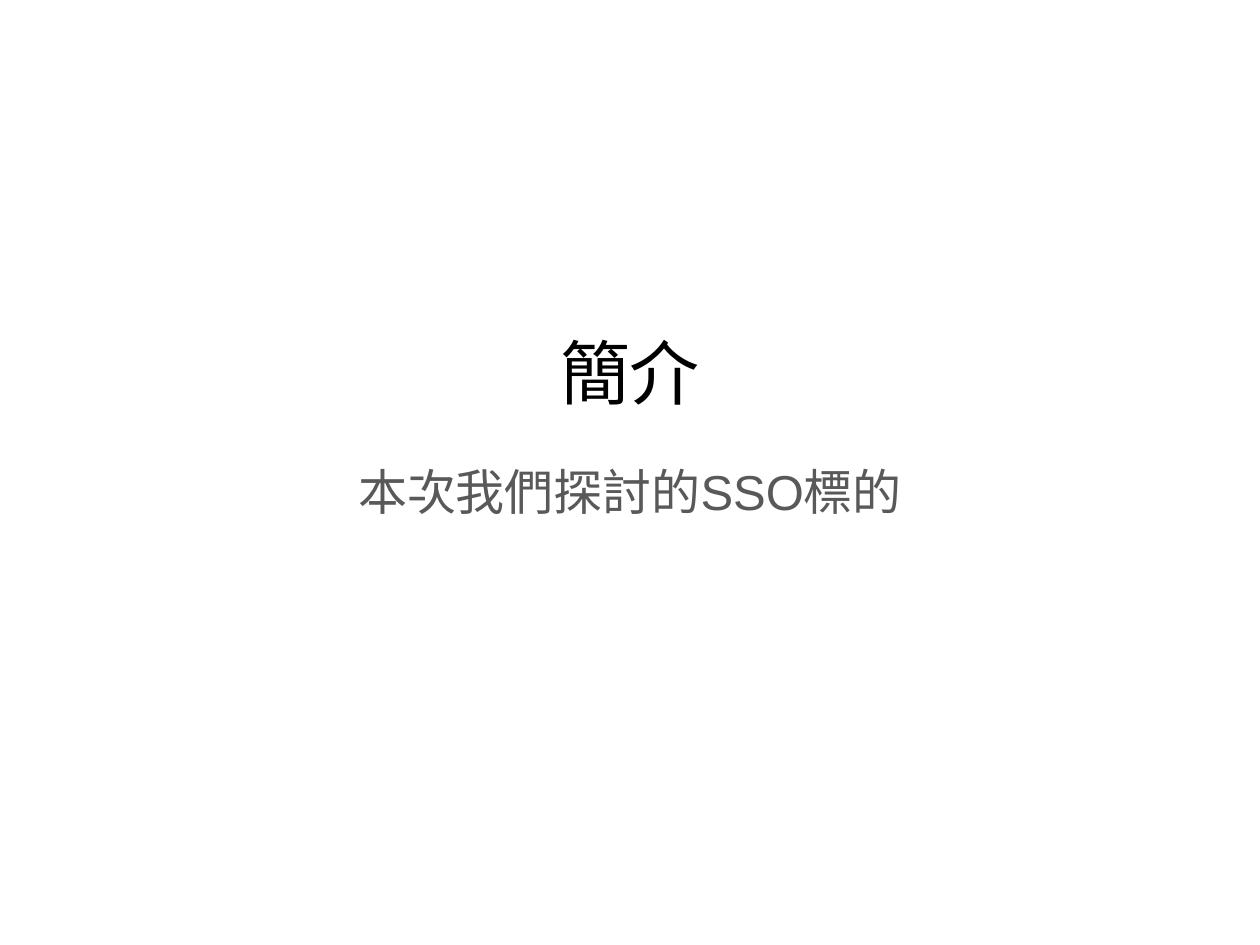
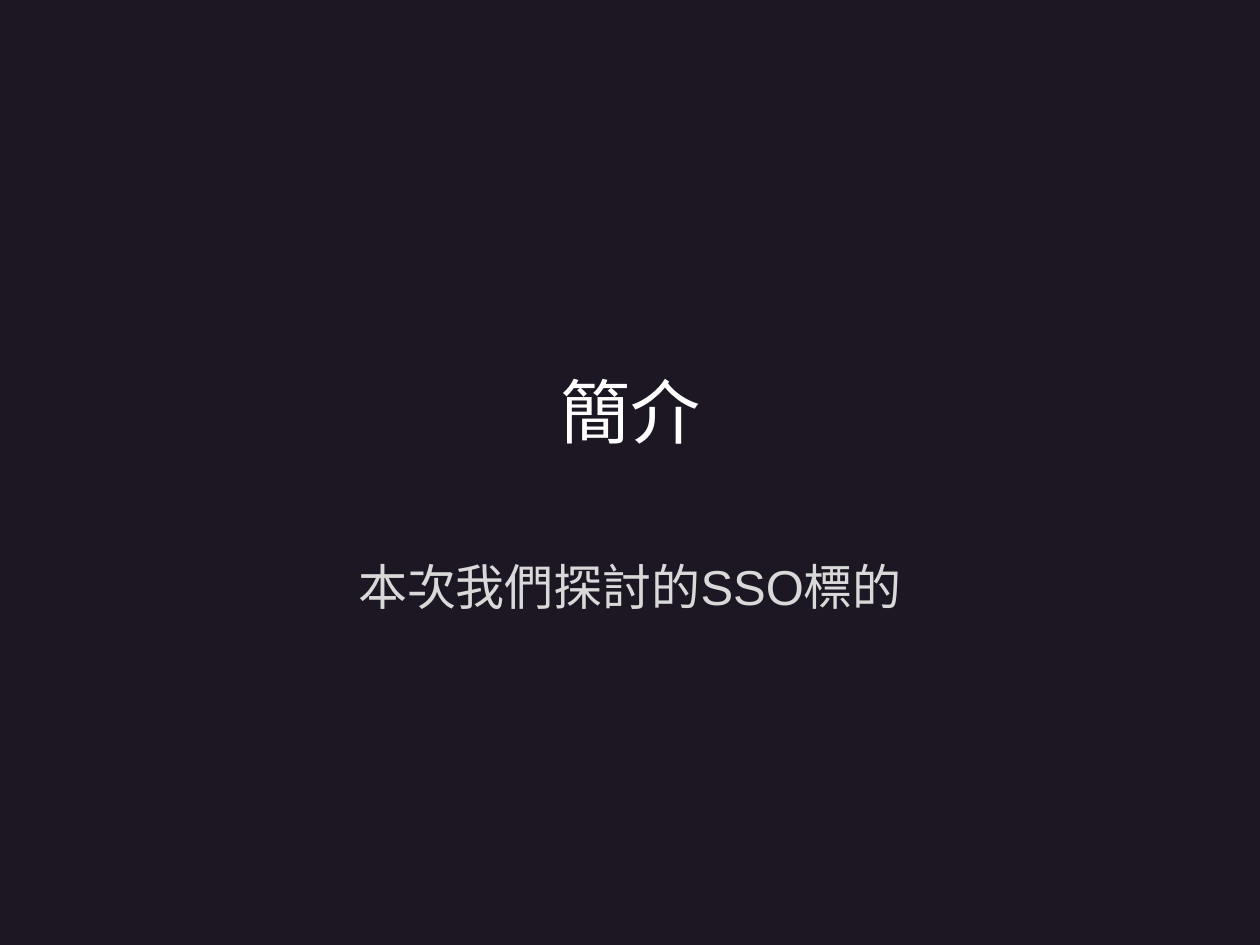
Before and after one commit to Sevenflanks/jcconf-2024-sso-flow-demo, a slide deck: slide 5 of JCC24_slide_Rhys.pptx (slide 4 before the commit). Drawn at 1260x945 pixels with LibreOffice and Linux fonts; fonts in the diff are those of the drawing; background and template pictures are left out. Boxes give left, top, right and bottom in pixels: in the first picture for what was removed or moved away, otherwise in the second. Text is boxed around its words. In the diff, an @@ line names an element or a change of style, - is before the commit and + after.

```diff
--- a/JCC24_slide_Rhys.pptx
+++ b/JCC24_slide_Rhys.pptx
@@ background #FFFFFF to picture (left out) @@
@@ title "簡介": place and size @@
-title "簡介" at box(560, 340, 700, 405)
+title "簡介" at box(560, 379, 700, 444)
@@ title "簡介" at box(560, 379, 700, 444): text colour #000000 to #FFFFFF @@
@@ subtitle "本次我們探討的SSO標的": place and size @@
-subtitle "本次我們探討的SSO標的" at box(358, 469, 902, 514)
+subtitle "本次我們探討的SSO標的" at box(358, 563, 902, 609)
@@ subtitle "本次我們探討的SSO標的" at box(358, 563, 902, 609): text colour #595959 to #D9D9D9 @@
```
Also in this commit, not shown: 9 other slides changed, 1 slide added.
